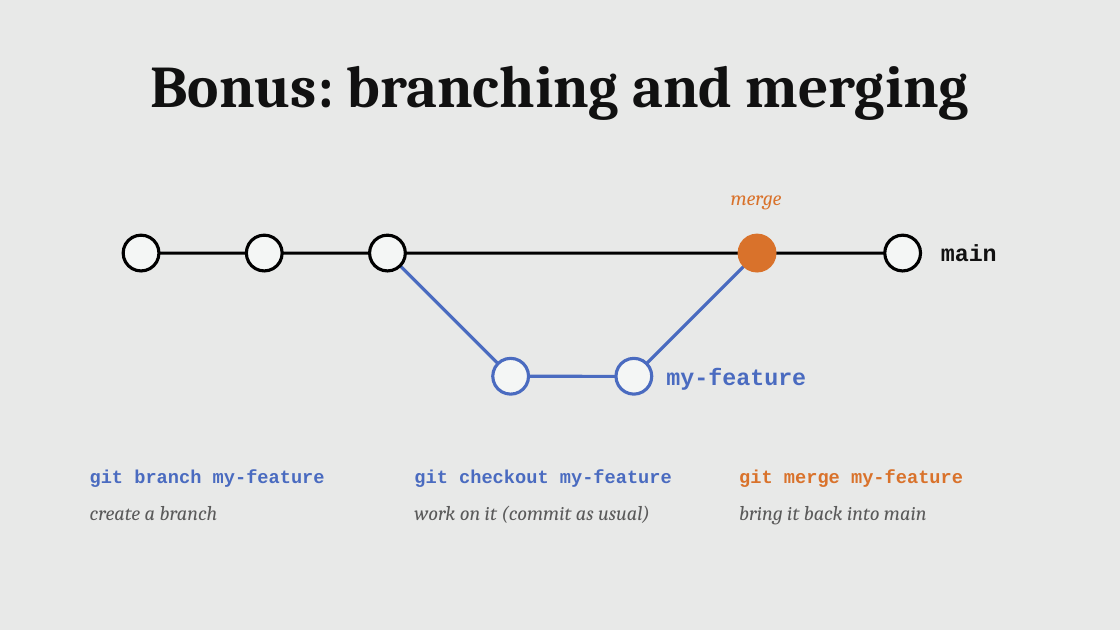
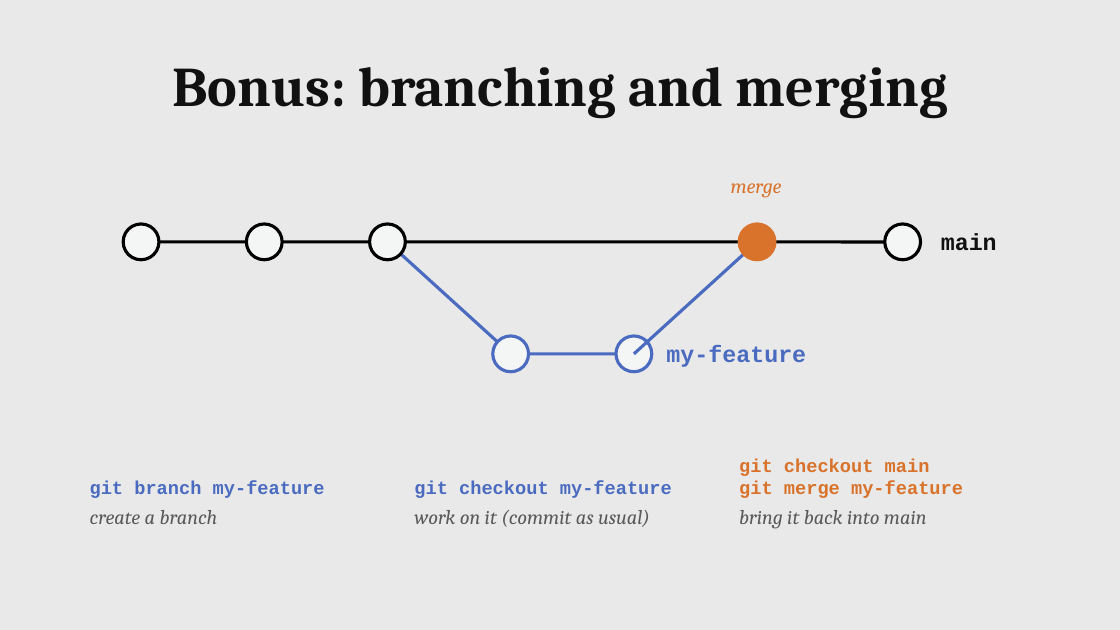
Before and after one commit to MaximeCaute/CogSupParis-Core-1, a slide deck: slide 15 of 2026-2027/S1/Session-01/Session_01_Course_introduction.odp (slide 11 before the commit). Drawn at 1120x630 pixels with LibreOffice and Linux fonts; fonts in the diff are those of the drawing. Boxes give left, top, right and bottom in pixels: in the first picture for what was removed or moved away, otherwise in the second. Text is boxed around its words. In the diff, an @@ line names an element or a change of style, - is before the commit and + after.

```diff
--- a/2026-2027/S1/Session-01/Session_01_Course_introduction.odp
+++ b/2026-2027/S1/Session-01/Session_01_Course_introduction.odp
@@ text "Bonus: branching and merging" at [172,67,948,119]: size 38 to 36 pt @@
@@ 5 ellipses, 2 texts, 1 line: place and size @@
-5 ellipses, 2 texts, 1 line at [123,195,997,271]
+5 ellipses, 2 texts, 1 line at [123,183,997,260]
@@ line moved from (388, 253) - (511, 376) to (388, 242) - (511, 354) @@
@@ line moved from (634, 376) - (757, 253) to (634, 354) - (757, 242) @@
@@ 2 ellipses, 1 text, 1 line: place and size @@
-2 ellipses, 1 text, 1 line at [493,358,806,394]
+2 ellipses, 1 text, 1 line at [493,336,806,372]
@@ text "git branch my-feature": place and size @@
-text "git branch my-feature" at [90,470,325,487]
+text "git branch my-feature" at [90,481,325,498]
@@ text "git checkout my-feature": place and size @@
-text "git checkout my-feature" at [414,470,672,487]
+text "git checkout my-feature" at [414,481,672,498]
@@ vertical alignment top to bottom in 3 elements at [90,481,325,498], [414,481,672,498], [739,459,963,498] @@
@@ text "git checkout main": place and size @@
-text "git checkout main" at [739,470,963,487]
+text "git checkout main" at [739,459,963,498]
@@ text at [739,459,930,476]: paragraph added @@
+git checkout main
@@ 3 texts: place and size @@
-3 texts at [90,506,927,525]
+3 texts at [90,510,927,529]
```
Also in this commit, not shown: 6 other slides changed, 9 slides added, 5 slides removed.
